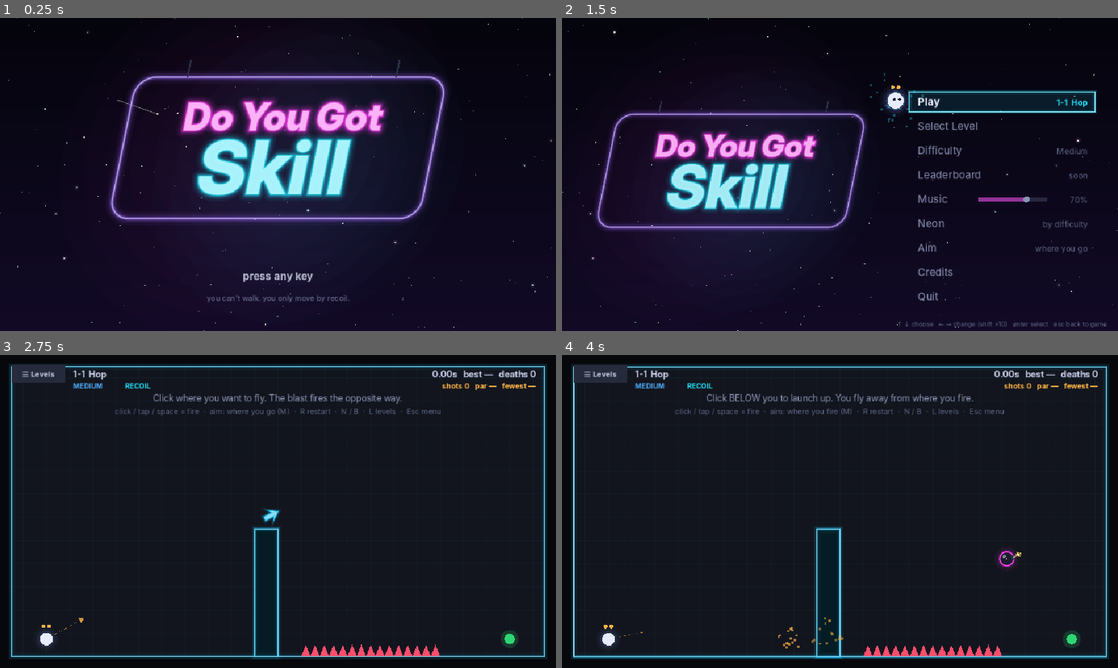
Above: before the commit, frames 1-4 (two rows, left to right).
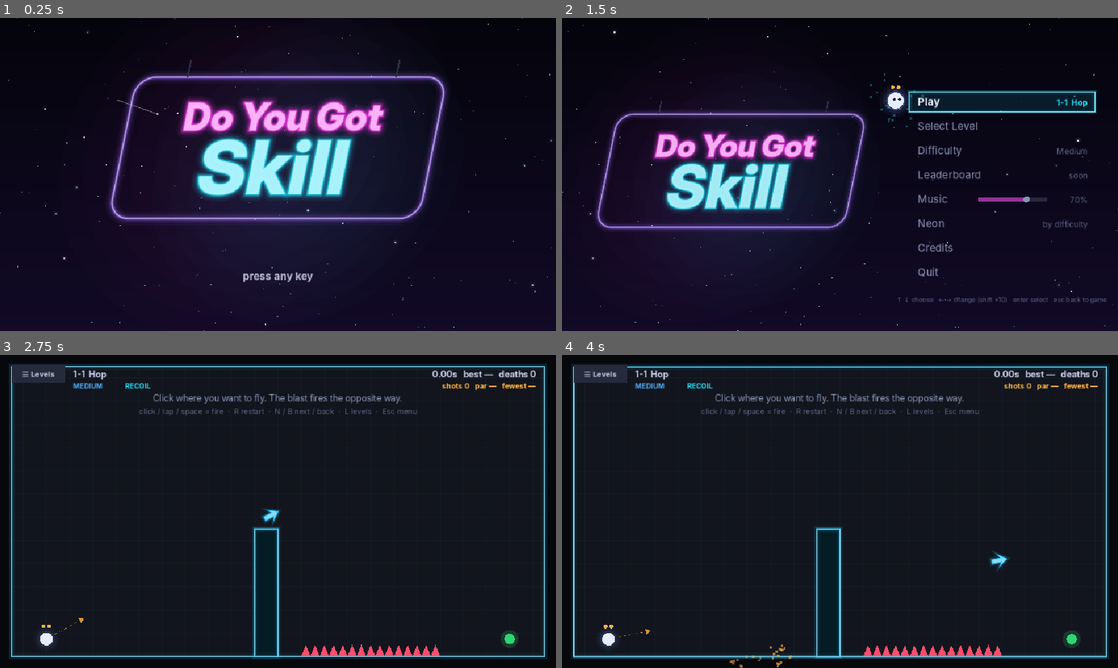
Above: after the commit, the same moments.

Repository: fallenjashin/Do-You-Got-Skill
Game: Godot game, scene res://scenes/main.tscn
Same seed, same stepped clock (60 frames per second), same inputs: the game is played once before the commit and once after it.
Inputs (mouse positions are in pixels of both pictures, inside the frame that each line leads up to):
- Up to frame 1 (0.25 s): no input
- Up to frame 2 (1.5 s): tap Enter at 0.5 s; move the mouse to (962, 158) at 0.52 s; hold Right 0.53-1.25 s; tap M at 0.6 s; click (962, 158) at 0.67 s; tap Space at 0.77, 1.07 s; tap R at 0.8 s; drag from (728, 190) to (812, 237) at 1.27 s
- Up to frame 3 (2.75 s): move the mouse to (333, 442) at 2.02 s; hold Right from 2.03 s (still down); tap L at 2.1 s; click (333, 442) at 2.17 s; tap Space at 2.3 s
- Up to frame 4 (4 s): release Right at 2.75 s; tap Space at 2.75, 3.77 s; drag from (812, 574) to (673, 464) at 2.77 s; move the mouse to (1006, 558) at 3.52 s; hold Left from 3.53 s (still down); tap M at 3.6 s; click (1006, 558) at 3.67 s; tap R at 3.8 s

The runs differ from the first frame. In frame 1, 0.2% of the frame differs, in the area x 37-63%, y 88-91%; in frame 2, 0.8%; in frame 3, 0.4%; in frame 4, 1.5%, in the area x 15-83%, y 12-100%.

Commit message:
Remove 'aim where you fire' and the start-screen tagline
- Aiming is now always 'point where you want to go' (the neon arrow);
  removed the fire mode, its bomb cursor, the M key, the level-grid Aim
  button, the main-menu Aim row, and the saved setting
- Start screen shows only the sign and 'press any key'
- Tests and README updated (67 checks)

Co-Authored-By: Claude Opus 5.5 <noreply@anthropic.com>
Claude-Session: https://claude.ai/code/session_01ERQJNwC3QR8teR5keGxZLp

Diff:
--- a/scripts/game.gd
+++ b/scripts/game.gd
@@ -47,7 +47,6 @@
 var li := 0
 var view := "play"            # "play" | "menu" | "credits"
 var diff := "medium"
-var aim_mode := "go"          # "go" = point where you want to fly, "fire" = point where the blast goes
 var neon_mode := "difficulty" # wall colour follows "difficulty" or "world" (level group)
 var aim := Vector2(W / 2, H / 2)
 var deaths := 0
@@ -112,7 +111,6 @@
 	if parsed is Dictionary:
 		best = parsed.get("best", {})
 		if parsed.get("diff", "") in DIFFS: diff = parsed.diff
-		if parsed.get("aim", "") in ["go", "fire"]: aim_mode = parsed.aim
 		if parsed.get("neon", "") in ["difficulty", "world"]: neon_mode = parsed.neon
 		if parsed.has("music"): music_volume = clampf(float(parsed.music), 0.0, 1.0)
 		music_unmuted = clampf(float(parsed.get("music_on", music_volume if music_volume > 0.0 else 0.7)), 0.01, 1.0)
@@ -122,7 +120,7 @@
 func _save() -> void:
 	var f := FileAccess.open(save_path, FileAccess.WRITE)
 	if f:
-		f.store_string(JSON.stringify({"best": best, "diff": diff, "aim": aim_mode, "neon": neon_mode, "music": music_volume, "music_on": music_unmuted, "last": last_level}))
+		f.store_string(JSON.stringify({"best": best, "diff": diff, "neon": neon_mode, "music": music_volume, "music_on": music_unmuted, "last": last_level}))
 
 
 # ---------------------------------------------------------------- helpers
@@ -229,11 +227,6 @@
 	return "%d-%d" % [i / 5 + 1, i % 5 + 1] if i < 50 else "F%d" % (i - 49)
 
 
-func toggle_aim() -> void:
-	aim_mode = "fire" if aim_mode == "go" else "go"
-	_save()
-
-
 func god_next() -> void:
 	if li == level_total() - 1: god.finished = true
 	else: load_level(li + 1)
@@ -242,7 +235,7 @@
 ## Direction the blast fires (you get pushed the opposite way).
 func fire_dir() -> Vector2:
 	var p := Vector2(sim.px, sim.py)
-	return (p - aim) if aim_mode == "go" else (aim - p)
+	return p - aim   # you point where you want to go; the blast fires the opposite way
 
 
 func burst(x: float, y: float, c: Color, n: int, sp := 6.0) -> void:
@@ -258,7 +251,6 @@
 const BTN_LEVELS := Rect2(W / 2 - 65, 330, 130, 44)
 const BTN_NEXT := Rect2(W / 2 + 85, 330, 130, 44)
 const HUD_LEVELS := Rect2(20, 18, 92, 30)
-const AIM_BOX := Rect2(770, 26, 170, 30)
 const NEON_BOX := Rect2(20, 26, 200, 30)
 const MUSIC_BOX := Rect2(228, 26, 130, 30)
 const CREDITS_BOX := Rect2(846, 508, 94, 24)
@@ -293,7 +285,6 @@
 			KEY_ESCAPE:
 				if view == "credits": view = credits_back
 				else: open_main_menu()
-			KEY_M: toggle_aim()
 			KEY_T: toggle_neon()
 			KEY_V: toggle_mute()
 			KEY_C:
@@ -350,7 +341,6 @@
 		view = credits_back; return
 	if view == "menu":
 		if hit(CREDITS_BOX): credits_back = "menu"; view = "credits"; return
-		if hit(AIM_BOX): toggle_aim(); return
 		if hit(NEON_BOX): toggle_neon(); return
 		if hit(MUSIC_BOX): toggle_mute(); return
 		for i in DIFFS.size():
@@ -689,10 +679,9 @@
 		var dir := (aim - p).normalized() if (aim - p).length() > 0 else Vector2.UP
 		var col := Color(C_SHOT, 0.6) if sim.ammo > 0 else Color(1, 1, 1, 0.15)
 		draw_dashed_line(p + dir * 16, p + dir * 60, col, 1.0, 5.0)
-		if aim_mode == "go":
-			var e := p + dir * 66
-			var nrm := Vector2(-dir.y, dir.x)
-			draw_colored_polygon(PackedVector2Array([e + dir * 8, e + nrm * 5, e - nrm * 5]), Color(col, 0.8 if sim.ammo > 0 else 0.15))
+		var e := p + dir * 66
+		var nrm := Vector2(-dir.y, dir.x)
+		draw_colored_polygon(PackedVector2Array([e + dir * 8, e + nrm * 5, e - nrm * 5]), Color(col, 0.8 if sim.ammo > 0 else 0.15))
 
 	# player
 	if sim.phased:
@@ -817,52 +806,30 @@
 	if not sim.started and view == "play":
 		var tip: String = sim.L.tip
 		if li == 0:
-			tip = "Click where you want to fly. The blast fires the opposite way." if aim_mode == "go" else "Click BELOW you to launch up. You fly away from where you fire."
+			tip = "Click where you want to fly. The blast fires the opposite way."
 		text(tip, W / 2, 80, 15, C_SUB)
 		var controls := "stick = aim · A / RT = fire · Y restart · Start levels" if using_pad else \
-			"click / tap / space = fire  ·  aim: %s (M)  ·  R restart  ·  N / B  ·  L levels  ·  Esc menu" % ("where you go" if aim_mode == "go" else "where you fire")
+			"click / tap / space = fire  ·  R restart  ·  N / B next / back  ·  L levels  ·  Esc menu"
 		text(controls, W / 2, 102, 13, C_DIM)
 
 
-## In-game cursor. "Aim where you go": a neon arrow pointing straight away from the ball
-## (the way you'll fly). "Aim where you fire": a neon bomb with a sparking fuse where the blast goes.
+## In-game cursor: a neon arrow pointing straight away from the ball (the way you'll fly).
 func _draw_cursor() -> void:
 	var p := Vector2(sim.px, sim.py)
 	var d := aim - p
 	var dir := d.normalized() if d.length() > 0.5 else Vector2.UP
 	var perp := Vector2(-dir.y, dir.x)
 	var a := 1.0 if sim.ammo > 0 else 0.35
-	var t := Time.get_ticks_msec() / 1000.0
-	if aim_mode == "go":
-		var c := neon()
-		var tip := aim
-		var shape := PackedVector2Array([tip, tip - dir * 14 + perp * 10, tip - dir * 10 + perp * 3.5, tip - dir * 26 + perp * 3.5,
-			tip - dir * 26 - perp * 3.5, tip - dir * 10 - perp * 3.5, tip - dir * 14 - perp * 10])
-		var loop := shape.duplicate()
-		loop.append(shape[0])
-		for layer in [[9.0, 0.08], [5.0, 0.2]]:
-			draw_polyline(loop, Color(c, layer[1] * a), layer[0], true)
-		draw_colored_polygon(shape, Color(c.lightened(0.55), 0.92 * a))
-		draw_polyline(loop, Color(c, a), 1.5, true)
-	else:
-		var c := Color("#ff3df2")
-		var center := aim
-		for layer in [[21.0, 0.06], [16.0, 0.12]]:
-			draw_circle(center, layer[0], Color(c, layer[1] * a))
-		draw_circle(center, 12.0, Color(Color("#1a1d2e"), a))
-		draw_arc(center, 12.0, 0, TAU, 32, Color(c, a), 2.0, true)
-		draw_circle(center + Vector2(-4, -4), 2.8, Color(1, 1, 1, 0.45 * a))   # shine
-		# fuse leans away from the ball, spark at the tip
-		var base := center + dir * 12.0
-		var tipf := base + dir * 9.0 + perp * 3.5 * sin(t * 6.0)
-		draw_rect(Rect2(base - Vector2(3.5, 3.5), Vector2(7, 7)), Color(Color("#2a2f44"), a))
-		draw_line(base, tipf, Color(Color("#c9b38a"), a), 2.0, true)
-		var spark := 4.0 + 2.0 * sin(t * 30.0)
-		for k in 4:
-			var ang := t * 9.0 + k * PI / 4.0
-			draw_line(tipf - Vector2(cos(ang), sin(ang)) * spark, tipf + Vector2(cos(ang), sin(ang)) * spark, Color(Color("#ffd166"), a), 1.4)
-		draw_circle(tipf, 1.8, Color(1, 0.95, 0.7, a))
-		draw_circle(center, 1.2, Color(c.lightened(0.5), a))   # exact aim point
+	var c := neon()
+	var tip := aim
+	var shape := PackedVector2Array([tip, tip - dir * 14 + perp * 10, tip - dir * 10 + perp * 3.5, tip - dir * 26 + perp * 3.5,
+		tip - dir * 26 - perp * 3.5, tip - dir * 10 - perp * 3.5, tip - dir * 14 - perp * 10])
+	var loop := shape.duplicate()
+	loop.append(shape[0])
+	for layer in [[9.0, 0.08], [5.0, 0.2]]:
+		draw_polyline(loop, Color(c, layer[1] * a), layer[0], true)
+	draw_colored_polygon(shape, Color(c.lightened(0.55), 0.92 * a))
+	draw_polyline(loop, Color(c, a), 1.5, true)
 
 
 func _draw_done() -> void:
@@ -897,8 +864,6 @@
 	text("Neon: by %s ⇄" % neon_mode, NEON_BOX.get_center().x, NEON_BOX.position.y + 20, 13, neon(), "c", true)
 	draw_rect(MUSIC_BOX, C_PANEL_HI if hit(MUSIC_BOX) else C_PANEL)
 	text("Music: %s" % ("muted" if music_volume <= 0.0 else "%d%%" % roundi(music_volume * 100)), MUSIC_BOX.get_center().x, MUSIC_BOX.position.y + 20, 13, C_TEXT, "c", true)
-	draw_rect(AIM_BOX, C_PANEL_HI if hit(AIM_BOX) else C_PANEL)
-	text("Aim: %s ⇄" % ("where you go" if aim_mode == "go" else "where you fire"), AIM_BOX.get_center().x, AIM_BOX.position.y + 20, 13, C_SHOT, "c", true)
 	for i in DIFFS.size():
 		var b := diff_box(i)
 		var on: bool = DIFFS[i] == diff
--- a/scripts/title.gd
+++ b/scripts/title.gd
@@ -63,7 +63,6 @@
 		{"id": "leaderboard", "label": "Leaderboard", "value": "soon", "c": C_VIOLET},
 		{"id": "music", "label": "Music", "value": "muted" if game.music_volume <= 0.0 else "%d%%" % roundi(game.music_volume * 100), "opt": true, "c": C_MAGENTA, "slider": true},
 		{"id": "neon", "label": "Neon", "value": "by " + game.neon_mode, "opt": true, "c": C_MAGENTA},
-		{"id": "aim", "label": "Aim", "value": "where you go" if game.aim_mode == "go" else "where you fire", "opt": true, "c": C_MAGENTA},
 		{"id": "credits", "label": "Credits", "value": "", "c": C_VIOLET},
 	]
 	if not OS.has_feature("web"):
@@ -159,7 +158,6 @@
 			game.view = "main"
 		"music": game.adjust_music(dir)
 		"neon": game.toggle_neon()
-		"aim": game.toggle_aim()
 		_: return
 	game.sfx.beep(520, 0.05, "triangle", 0.05)
 
@@ -308,7 +306,6 @@
 	if game.view == "title":
 		var a := 0.45 + 0.45 * sin(time * 3.0)
 		_text("press any key", W / 2, 452, 18, Color(C_TEXT, a), true)
-		_text("you can't walk. you only move by recoil.", W / 2, 488, 13, Color(C_SUB, 0.8))
 	elif game.view == "main":
 		_draw_menu(k)
 	elif game.view == "leaderboard":
--- a/tests/test_game.gd
+++ b/tests/test_game.gd
@@ -42,7 +42,7 @@
 	check(t.trans == 1.0 and t.pop > 0.0, "the sign finishes sliding and the ball appears")
 	check(game.music.current == "00_title_pink_bloom", "Pink Bloom plays on the start screen and menu")
 	var ids: Array = t.items().map(func(it): return it.id)
-	check(ids.slice(0, 8) == ["play", "select", "difficulty", "leaderboard", "music", "neon", "aim", "credits"], "menu lists play, levels, difficulty, leaderboard, music, neon, aim, credits")
+	check(ids.slice(0, 7) == ["play", "select", "difficulty", "leaderboard", "music", "neon", "credits"], "menu lists play, levels, difficulty, leaderboard, music, neon, credits")
 	var beeps_before: int = game.sfx._next
 	t._unhandled_input(_key(KEY_DOWN))
 	check(t.sel == 1 and t.hop < 1.0, "down arrow moves the ball to the next item")
@@ -111,18 +111,14 @@
 	check(game.view == "play", "Esc in the main menu goes back to the game")
 	check(game.music.current == game.music.track_for_level(game.li), "going back to the game brings the level's song back")
 
-	game.set_diff("medium"); game.aim_mode = "go"; game.load_level(0)
+	game.set_diff("medium"); game.load_level(0)
 
 	# aiming "where you go": click up-right of the ball -> it moves up and right
 	var start := Vector2(game.sim.px, game.sim.py)
 	game.aim = start + Vector2(100, -150); game.press(); ticks(15)
 	check(game.sim.shots == 1 and game.sim.py < start.y - 40 and game.sim.px > start.x, "aim-where-you-go launches up and right")
 
-	# old style: aim far below the ball (even outside the play area) -> launches up
-	game.aim_mode = "fire"; game.load_level(0)
-	game.aim = Vector2(game.sim.px, 900); game.press(); ticks(12)
-	check(game.sim.py < start.y - 40, "aim-where-you-fire works with the cursor below the play area")
-	game.aim_mode = "go"
+	check(not "aim" in game.title.items().map(func(it): return it.id) and not "aim_mode" in game, "the 'aim where you fire' option is gone")
 
 	# winning records time + shots
 	game.load_level(0); game.aim = Vector2(game.sim.px, 0); game.press()
